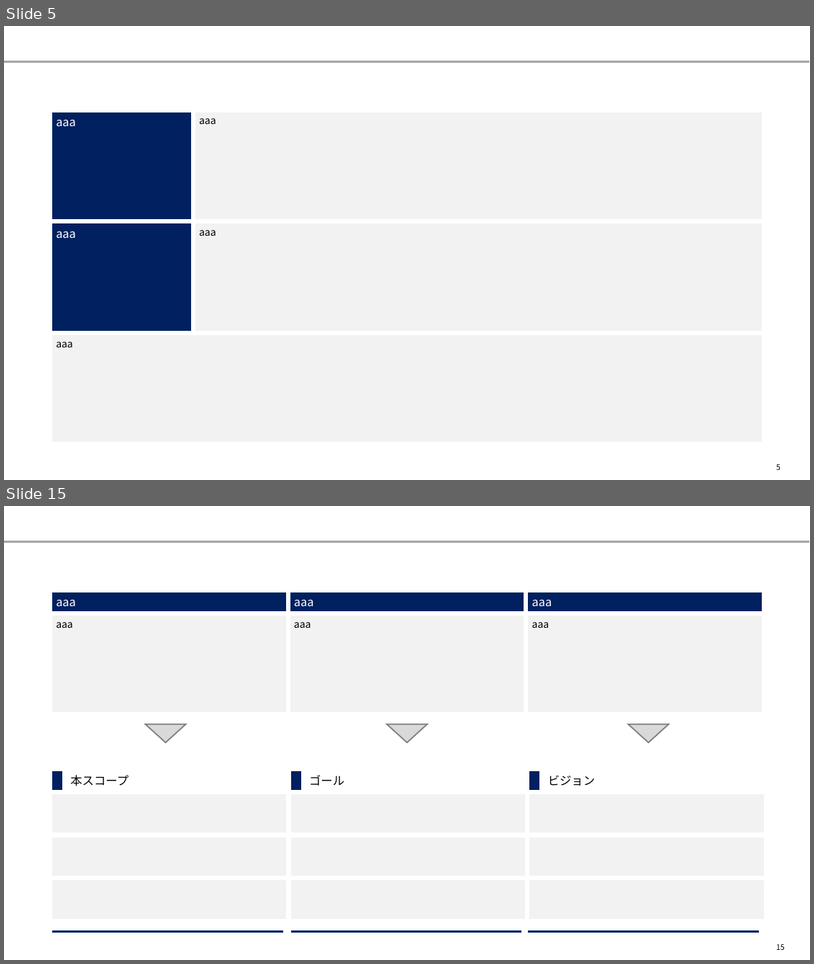
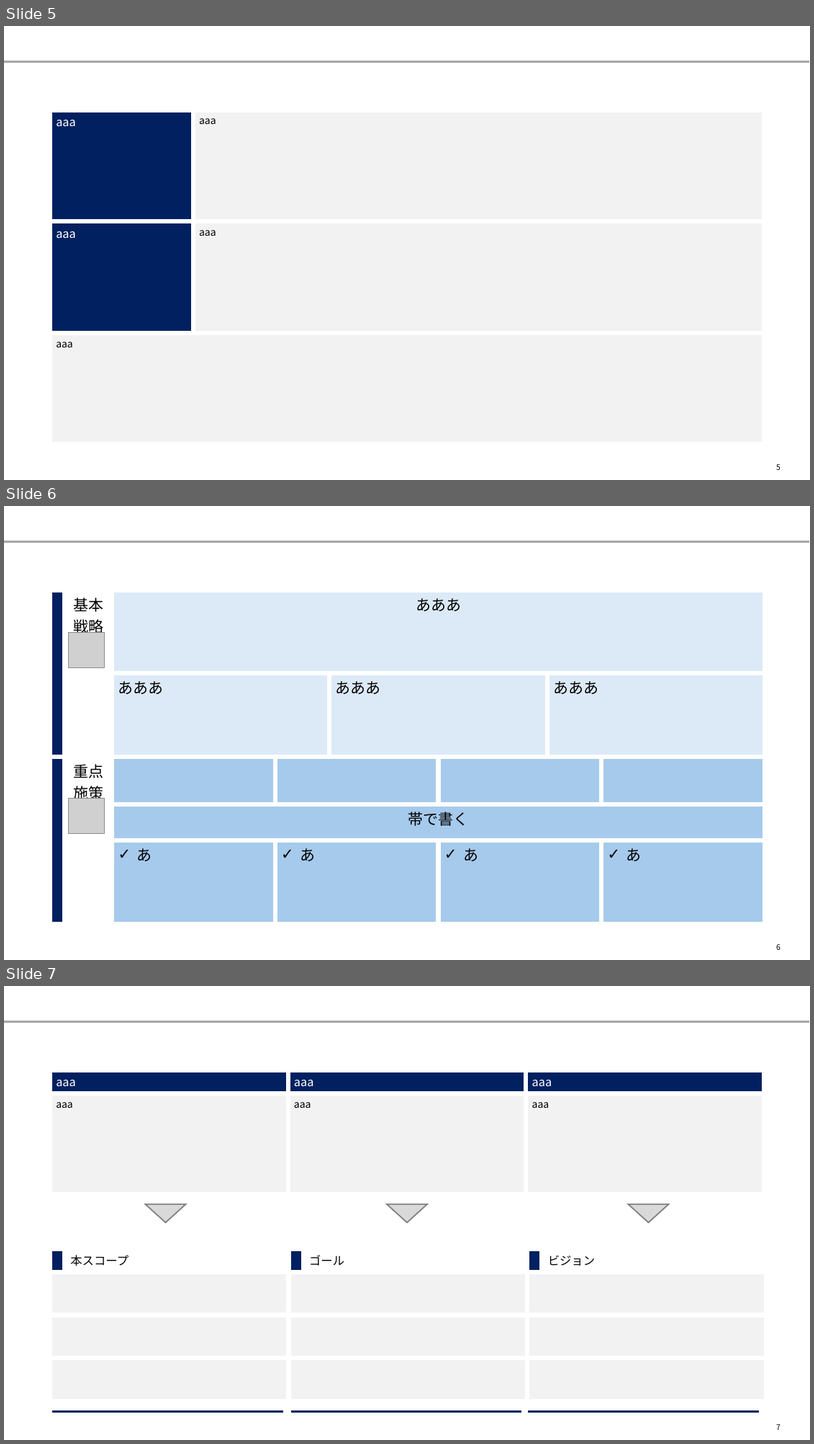
Before and after one commit to yuzucha16/dotfiles, a slide deck: office/Blank.potx. Shown one above the other, each under a label of ours: slides 5 and 15 before the commit, slides 5, 6 and 7 after it; the slides between them are not shown. The pictures are 814x964 and 814x1444 pixels, drawn with LibreOffice and Linux fonts; fonts in the diff are those of the drawing; grey boxes stand for pictures. Boxes give left, top, right and bottom in pixels: in the first picture for what was removed or moved away, otherwise in the second. Text is boxed around its words. In the diff, an @@ line names an element or a change of style, - is before the commit and + after.

```diff
--- a/office/Blank.potx
+++ b/office/Blank.potx
@@ slide 6 added at (4,506,810,960), background #FFFFFF; not listed: 1 template element that a slide beside it also shows @@
@@ table added at (50,590,766,924), 5 rows, 8 columns @@
+ | 基本戦略 | あああ |  |  |  |  | 
+ |  | あああ |  | あああ |  | あああ | 
+ | 重点施策 |  |  |  |  |  | 
+ |  | 帯で書く |  |  |  |  | 
+ |  | あ | あ |  | あ |  | あ
@@ picture added at (69,633,104,668) @@
@@ picture added at (69,798,104,834) @@
@@ page number added at (777,944,781,950), 9 pt, text #000000 @@
+6
@@ what was slide 15 is now slide 7 @@
@@ page number at (777,1424,781,1430): text changed @@
-15
+7
```
Also in this commit, not shown: 3 slides changed, 4 other slides added.
